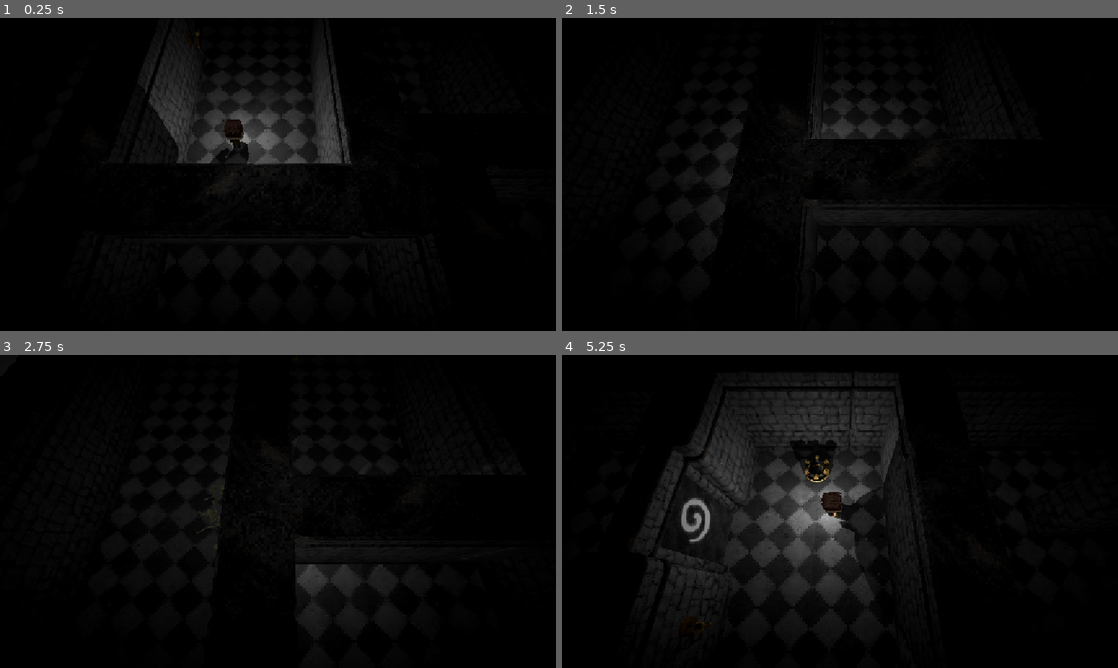
Above: before the commit, frames 1-4 (two rows, left to right).
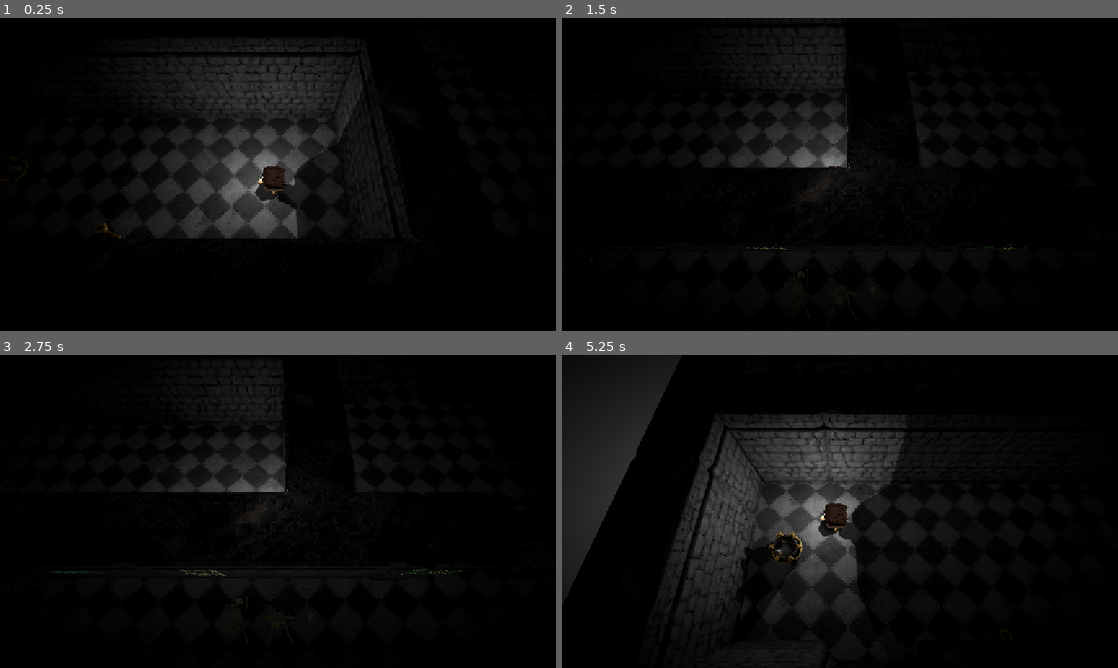
Above: after the commit, the same moments.

Repository: JakeSosa/PirateSoft_GameJam
Game: Godot game, scene res://ScenesandScripts/Levels/level_1.tscn
Two runs of this game, one before a commit and one after it. Both use one fixed random seed, a clock stepped at 60 frames per second and the inputs below. Before the commit the project starts from res://ScenesandScripts/Levels/level_1_colleen.tscn.
Inputs:
- Up to frame 1 (0.25 s): no input
- Up to frame 2 (1.5 s): hold D (moveRight) 0.53-1.28 s; hold S (moveDown) from 1.28 s (still down)
- Up to frame 3 (2.75 s): release S (moveDown) at 2.03 s; hold D (moveRight) from 2.03 s (still down)
- Up to frame 4 (5.25 s): tap Enter at 2.75 s; release D (moveRight) at 2.78 s; hold W (moveUp) 2.78-3.53 s; hold A (moveLeft) 3.53-5.03 s; hold S (moveDown) from 5.03 s (still down)

The runs differ from the first frame. In frame 1, 10% of the frame differs, in the area x 17-70%, y 4-71%; in frame 2, 4.3%; in frame 3, 3.2%; in frame 4, 19%, in the area x 0-67%, y 1-100%.

Commit message:
reverted back to main scene

Diff:
--- a/GameJammin/project.godot
+++ b/GameJammin/project.godot
@@ -11,7 +11,7 @@
 [application]
 
 config/name="PirateSoftwareGameJam"
-run/main_scene="res://ScenesandScripts/Levels/level_1_colleen.tscn"
+run/main_scene="res://ScenesandScripts/Levels/level_1.tscn"
 config/features=PackedStringArray("4.2", "Forward Plus")
 config/icon="res://icon.svg"
 
